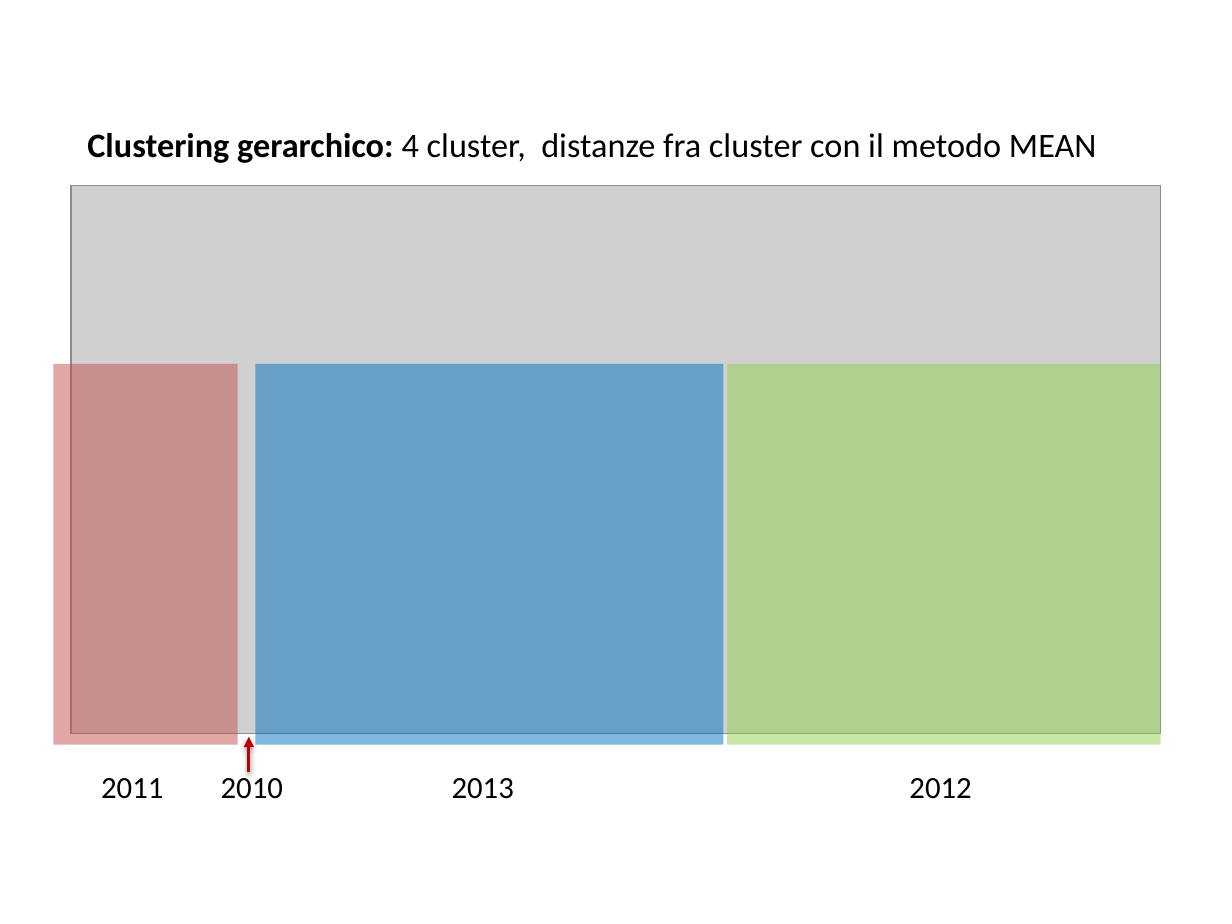
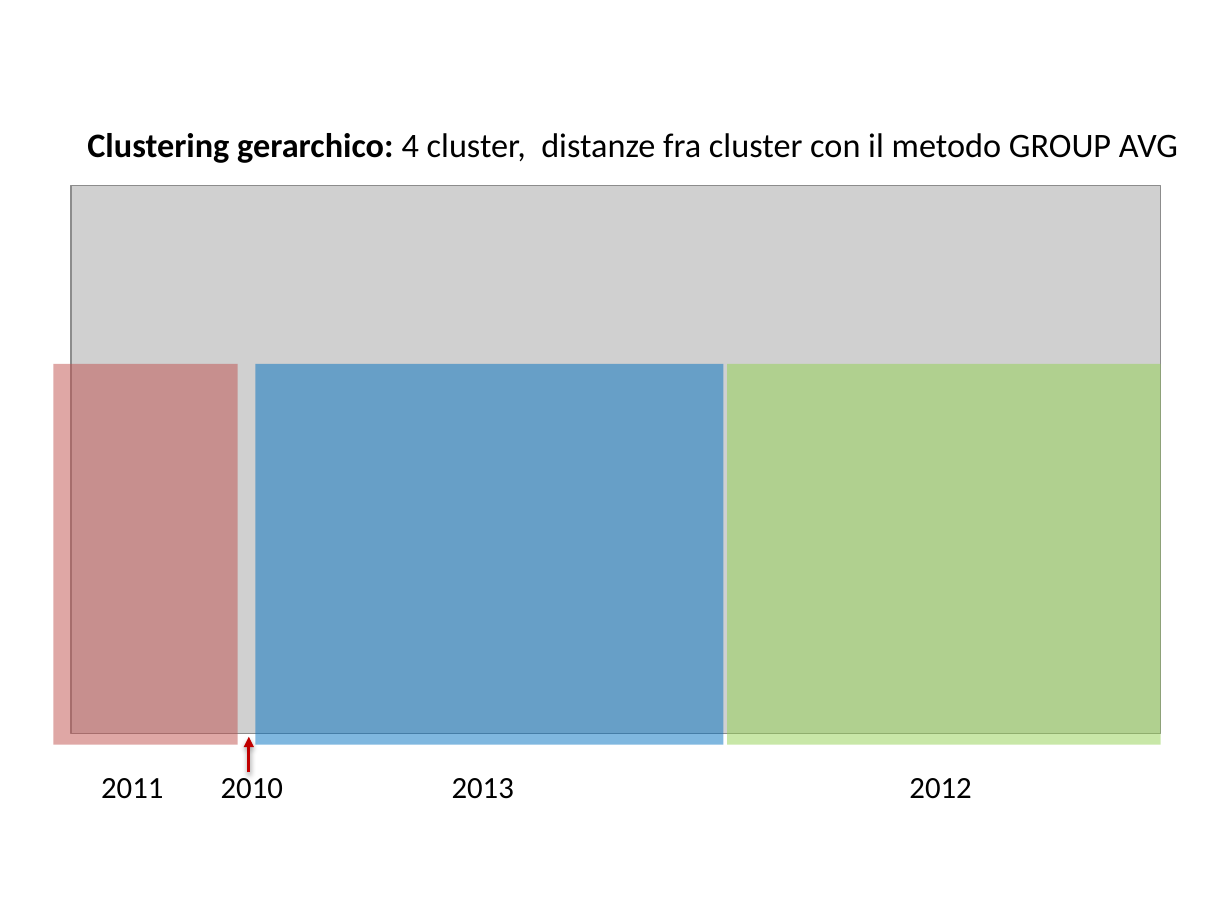
Before and after one commit to BlacknDecker/unifi, a slide deck: slide 42 of relazione-min.pptx (slide 46 before the commit). Drawn at 1232x924 pixels with LibreOffice and Linux fonts; fonts in the diff are those of the drawing; grey boxes stand for pictures; background and template pictures are left out. Boxes give left, top, right and bottom in pixels: in the first picture for what was removed or moved away, otherwise in the second. Text is boxed around its words. In the diff, an @@ line names an element or a change of style, - is before the commit and + after.

```diff
--- a/relazione-min.pptx
+++ b/relazione-min.pptx
@@ text at (87,133,1178,163): text changed @@
-Clustering gerarchico: 4 cluster, distanze fra cluster con il metodo MEAN
+Clustering gerarchico: 4 cluster, distanze fra cluster con il metodo GROUP AVG
```
Also in this commit, not shown: 6 other slides changed, 4 slides removed.
